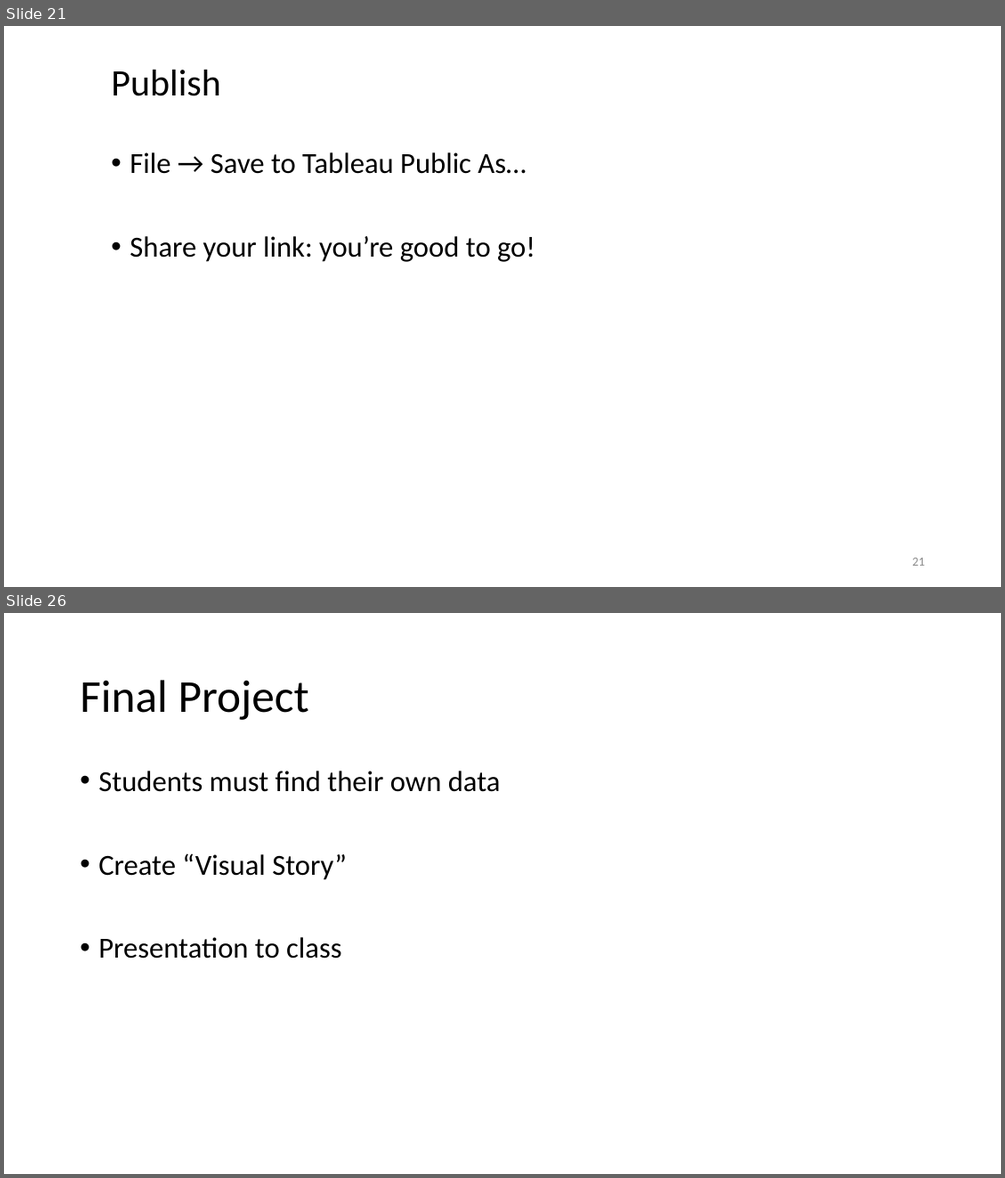
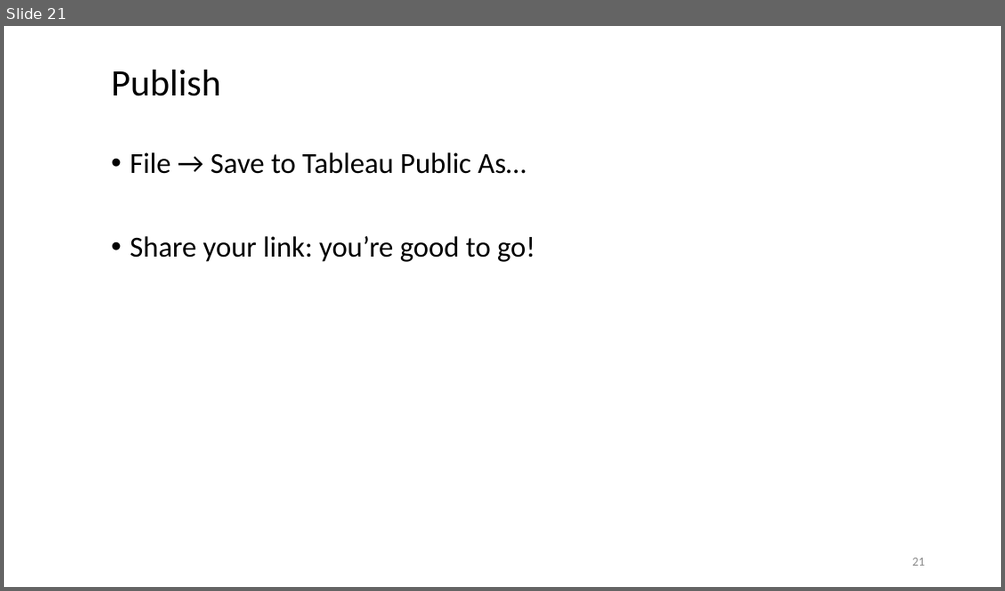
Before and after one commit to WSU-DataScience/SDSS19-dataviz-workshop, a slide deck: slides/Implementation in Tableau.pptx. Shown one above the other, each under a label of ours: slides 21 and 26 before the commit, slide 21 after it; the slides between them are not shown. The pictures are 1005x1178 and 1005x591 pixels, drawn with LibreOffice and Linux fonts; fonts in the diff are those of the drawing. Boxes give left, top, right and bottom in pixels: in the first picture for what was removed or moved away, otherwise in the second. Text is boxed around its words. In the diff, an @@ line names an element or a change of style, - is before the commit and + after.

Commit message:
added CDC data and data viz tasks and modified ppt

```diff
--- a/slides/Implementation in Tableau.pptx
+++ b/slides/Implementation in Tableau.pptx
@@ slide 26 removed at bbox=[4, 613, 1001, 1174], background #FFFFFF @@
@@ title removed at bbox=[80, 680, 309, 720] @@
-Final Project
@@ text removed at bbox=[98, 771, 501, 958] @@
-• Students must find their own data
-• Create “Visual Story”
-• Presentation to class
```
Also in this commit, not shown: 6 other slides removed, 5 other files.
